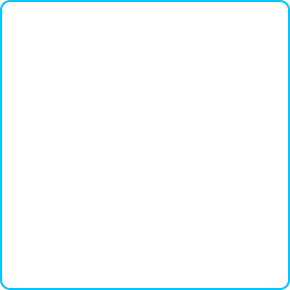
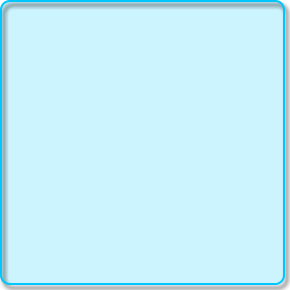
The second 290 × 290 image is a revision of the first. Changes to its layers:
painted on "Rounded Rectangle 1" over [0, 0, 290, 290]
added layer "Rounded Rectangle 1 copy" (20%) over [0, 0, 285, 285]
